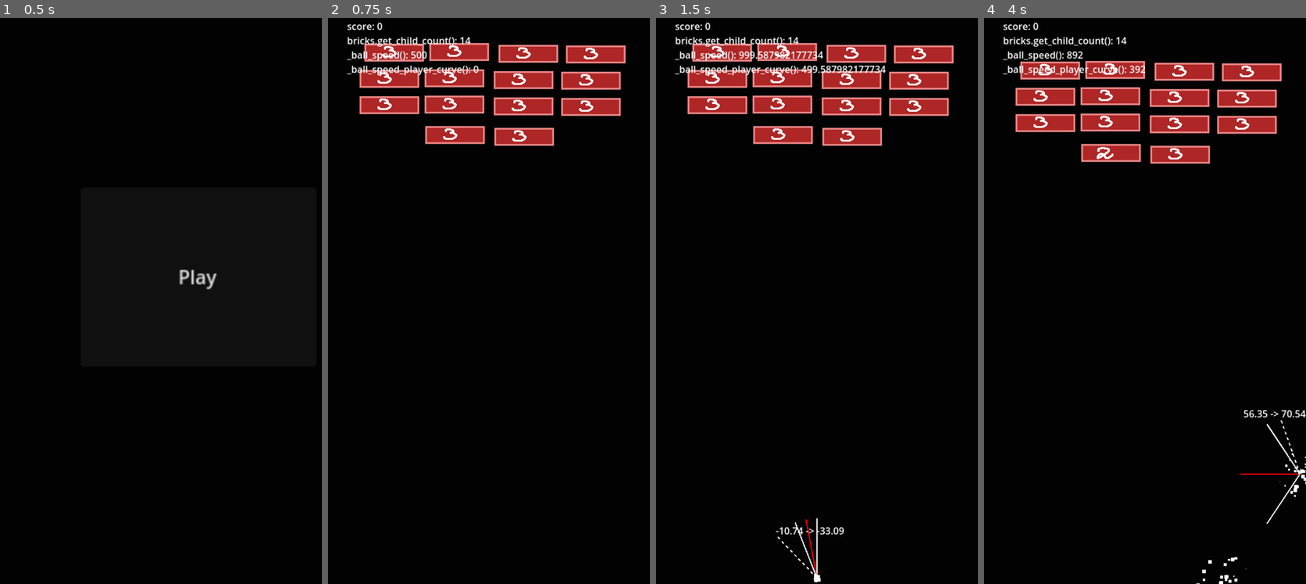
Above: before the commit, frames 1-4 (left to right).
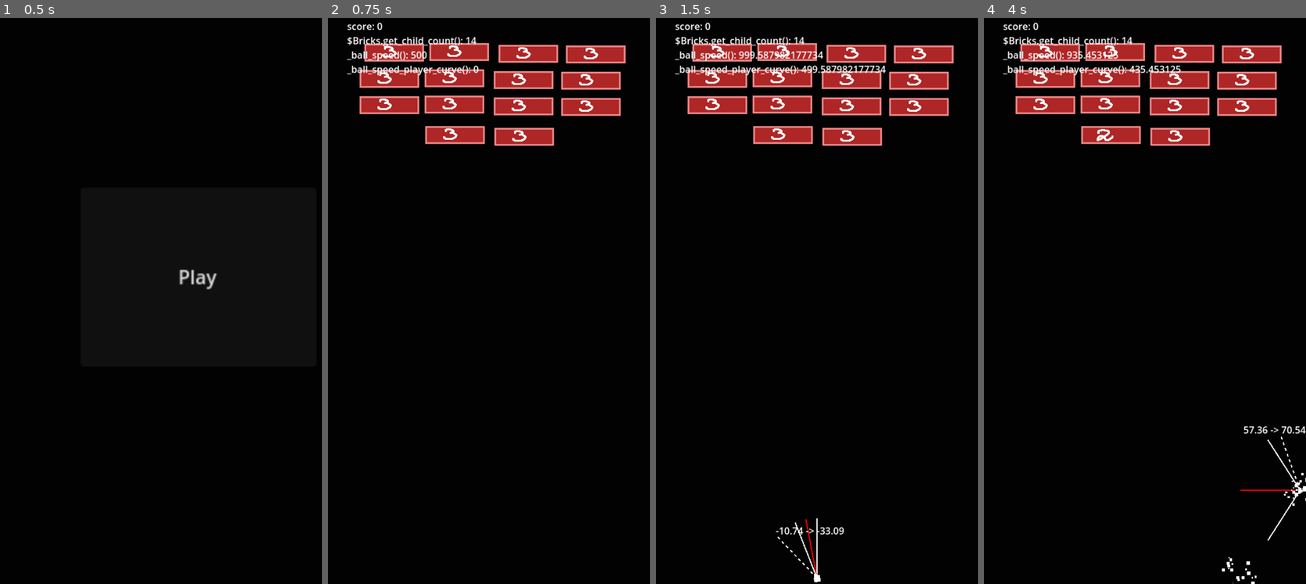
Above: after the commit, the same moments.

Repository: arunas-cesonis/pingpong2
Game: Godot game, scene res://main.tscn
The game is run twice, just before and just after one commit, with the same random seed, the same clock (stepped at 60 frames per second) and the same inputs.
Inputs:
- Up to frame 1 (0.5 s): no input
- Up to frame 2 (0.75 s): click "Play" at 0.5 s
- Up to frame 3 (1.5 s): tap Enter at 1.25 s; hold D (MoveRight) from 1.28 s (still down)
- Up to frame 4 (4 s): release D (MoveRight) at 2.03 s; hold A (MoveLeft) 2.03-2.78 s; hold D (MoveRight) from 2.78 s (still down)

Frame 1 is identical in both runs. In frame 2, 0.3% of the frame differs, in the area x 6-47%, y 3-6%; in frame 3, 0.3%; in frame 4, 14%, in the area x 6-100%, y 3-100%.

Commit message:
Brick animation

Diff:
--- a/brick.gd
+++ b/brick.gd
@@ -2,18 +2,24 @@
 
 @export_range(1, 3) var initial_health := 3
 @onready var health := initial_health
+@onready var start_position := position
 
 enum Status {OK, DAMAGED, DEAD}
+
 var status: Status = Status.OK
+var gen: int = -1
+
+signal finished()
 
 func _update_health_visuals() -> void:
-	$DemoBrick.set_frame_and_progress(health-1, 0.0)
+	var name := str(health-1)
+	$DemoBrick.play(name)
 
 func is_dead() -> bool:
 	return get_status() == Status.DEAD
 
-func get_size() -> Vector2:
-	return $CollisionShape2D.shape.get_rect().size
+func get_rect() -> Rect2:
+	return $CollisionShape2D.shape.get_rect()
 
 func get_status() -> Status:
 	if health < initial_health:
@@ -28,18 +34,14 @@
 	var prev_status := self.get_status()
 	health -= amount
 	_update_health_visuals()
-	if self.get_status() == Status.DEAD:
+	if self.get_status() == Status.DEAD and prev_status != Status.DEAD:
+		self.finished.emit()
 		self.queue_free()
-		return prev_status != Status.DEAD
+		return true
 	return false
 
 func _ready() -> void:
 	_update_health_visuals()
-	var t := get_tree().create_tween()
-	var tp := t.tween_property(self, "position", Vector2(0.0, get_size().y), 0.5)
-	tp.set_delay(1.0)
-	tp.as_relative()
-	t.set_loops()
 
 # Called every frame. 'delta' is the elapsed time since the previous frame.
 func _process(_delta: float) -> void:
--- a/brick.tscn
+++ b/brick.tscn
@@ -23,15 +23,25 @@
 "frames": [{
 "duration": 1.0,
 "texture": SubResource("AtlasTexture_ywuyu")
+}],
+"loop": true,
+"name": &"0",
+"speed": 5.0
 }, {
+"frames": [{
 "duration": 1.0,
 "texture": SubResource("AtlasTexture_dlmvk")
+}],
+"loop": true,
+"name": &"1",
+"speed": 5.0
 }, {
+"frames": [{
 "duration": 1.0,
 "texture": SubResource("AtlasTexture_h4yso")
 }],
 "loop": true,
-"name": &"default",
+"name": &"2",
 "speed": 5.0
 }]
 
@@ -44,10 +54,4 @@
 
 [node name="DemoBrick" type="AnimatedSprite2D" parent="."]
 sprite_frames = SubResource("SpriteFrames_cpm8p")
-frame_progress = 0.710039
-
-[node name="ScrollTimer" type="Timer" parent="."]
-wait_time = 5.0
-autostart = true
-
-[connection signal="timeout" from="ScrollTimer" to="." method="_on_scroll_timer_timeout"]
+animation = &"2"
--- a/bricks.gd
+++ b/bricks.gd
@@ -3,21 +3,13 @@
 const BrickTscn = preload("res://brick.tscn")
 const Brick = preload("res://brick.gd")
 
-var brick_size: Vector2 = Vector2.ZERO
-
 # Called when the node enters the scene tree for the first time.
 func _ready() -> void:
-	var top_left := Vector2(INF, INF)
-	for child in self.get_children():
-		if child is Brick:
-			break
-	for child in self.get_children():
-		if child is Brick:
-			var brick: Brick = child
-			top_left.x = minf(top_left.x, brick.position.x)
-			top_left.y = minf(top_left.y, brick.position.y)
-			if brick_size.is_zero_approx():
-				brick_size = brick.get_size()
+	for p in get_children():
+		var b: Brick = p
+
+	pass # Replace with function body.
+
 
 # Called every frame. 'delta' is the elapsed time since the previous frame.
 func _process(delta: float) -> void:
--- a/game.gd
+++ b/game.gd
@@ -11,12 +11,11 @@
 # 7. Sound
 
 const Brick = preload("res://brick.gd")
-const Bricks = preload("res://bricks.gd")
+const BrickTscn = preload("res://brick.tscn")
 const RotatingBrick = preload("res://rotating_brick.gd")
 
 @onready var player: AnimatableBody2D = $Player
 @onready var ball: AnimatableBody2D = $Ball
-@onready var bricks: Bricks = $Bricks
 @onready var debug: Node2D = $Debug
 
 @export_group("Common")
@@ -44,14 +43,12 @@
 @onready var player_velocity = Vector2.ZERO
 
 var score := 0
+var brick_progress := 0.0
 
 @onready var ball_speed = base_ball_speed
 @onready var ball_direction = initial_ball_direction
 
 signal finished(score: int)
-
-func brick_remaining() -> int:
-	return bricks.get_child_count()
 
 func _ready() -> void:
 	pass
@@ -81,8 +78,7 @@
 	# safe_margin = 1.0 here helps to unstuck the ball from rotating platforms
 	# and possibly player controlled platform
 	var safe_margin := 1.0
-	var collision = ball.move_and_collide(_ball_velocity() * delta,
-		false, safe_margin)
+	var collision = ball.move_and_collide(_ball_velocity() * delta, false, safe_margin)
 	if collision:
 		var normal: Vector2 = collision.get_normal()
 		var bounce_angle_limit_min := 0.0
@@ -104,6 +100,10 @@
 			var brick := collision.get_collider() as Brick
 			if brick.apply_damage(1):
 				score += 1
+				var new_brick: Brick = BrickTscn.instantiate()
+				new_brick.position = brick.position
+				new_brick.position.y -= 150.0
+				add_child(new_brick)
 			bounce_angle_limit_min = brick_angle_limit_min
 			bounce_angle_limit_max = brick_angle_limit_max
 		else:
@@ -143,6 +143,6 @@
 		direction = 1.0
 	player_velocity.x = direction * player_speed
 	$Debug.update_value("score", score)
-	$Debug.update_value("bricks.get_child_count()", bricks.get_child_count())
+	$Debug.update_value("$Bricks.get_child_count()", $Bricks.get_child_count())
 	$Debug.update_value("_ball_speed()", _ball_speed())
 	$Debug.update_value("_ball_speed_player_curve()", _ball_speed_player_curve())
--- a/project.godot
+++ b/project.godot
@@ -23,6 +23,10 @@
 window/size/viewport_width=540
 window/size/viewport_height=960
 window/stretch/mode="viewport"
+
+[editor_plugins]
+
+enabled=PackedStringArray("res://addons/utils/plugin.cfg")
 
 [input]
 
Not shown: 1 places in bricks.tscn that only renumber resources
